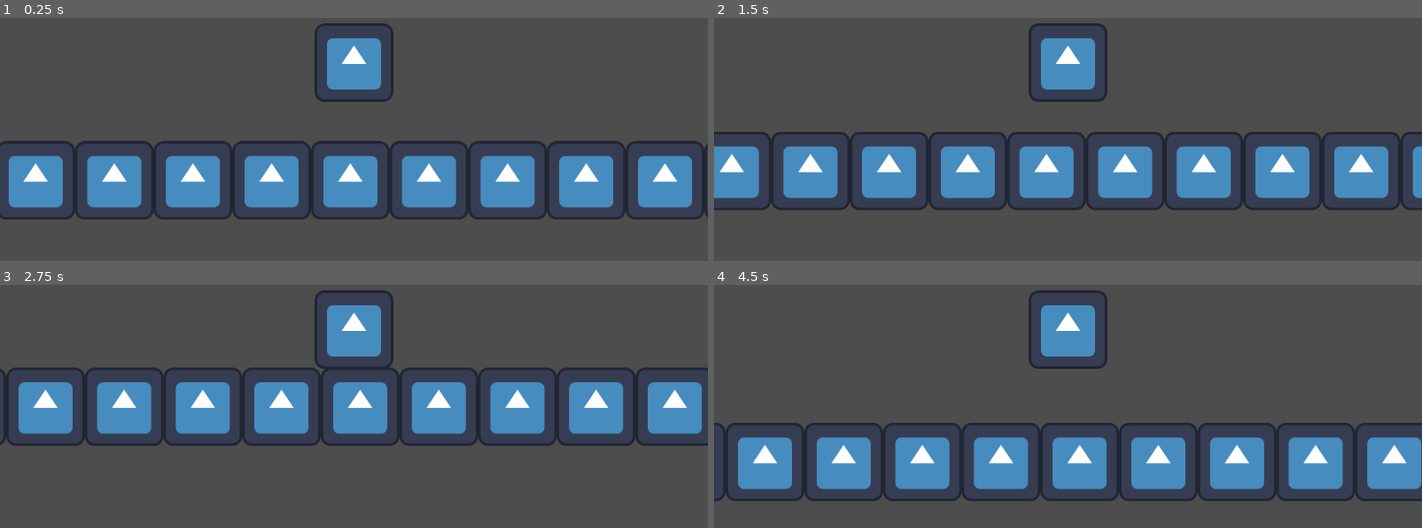
Above: before the commit, frames 1-4 (two rows, left to right).
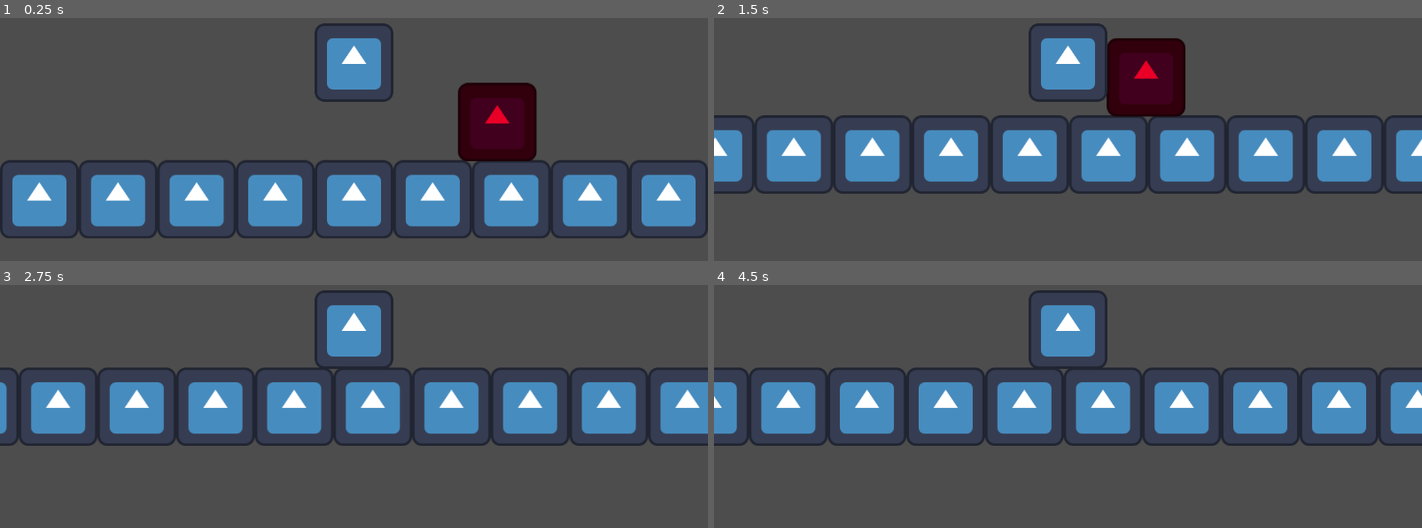
Above: after the commit, the same moments.

Repository: Dev-Karol1111/GMTK-2025
Game: Godot game, scene res://Scenes/TestScenes/test_ray.tscn
Two runs of this game, one before a commit and one after it. Both use one fixed random seed, a clock stepped at 60 frames per second and the inputs below. This scene is started directly instead of the project's main scene. The engine's default icon, where the game draws it, is replaced by a stand-in: a white triangle on a blue panel in a dark square.
Inputs (mouse positions are in pixels of both pictures, inside the frame that each line leads up to):
- Up to frame 1 (0.25 s): no input
- Up to frame 2 (1.5 s): move the mouse to (1223, 42) at 0.52 s; hold D (move_right) from 0.53 s (still down); right-click (1223, 42) at 0.6 s; tap W (jump) at 0.77, 0.8, 1.07, 1.35 s; move the mouse to (926, 83) at 1.27 s
- Up to frame 3 (2.75 s): tap W (jump) at 1.52, 1.82, 2.3 s; right-click (212, 350) at 1.55 s; move the mouse to (outside the picture) at 2.02 s; release D (move_right) at 2.03 s; hold A (move_left) from 2.03 s (still down); right-click (outside the picture) at 2.1 s
- Up to frame 4 (4.5 s): move the mouse to (1032, 408) at 2.77 s; release A (move_left) at 2.78 s; hold D (move_right) 2.78-4.28 s; right-click (1032, 408) at 2.85 s; tap W (jump) at 3.02, 3.32, 3.6, 3.77, 4.07 s; move the mouse to (1280, 389) at 3.52 s; move the mouse to (outside the picture) at 4.27 s; hold A (move_left) from 4.28 s (still down); right-click (outside the picture) at 4.35 s

The runs differ from the first frame. In frame 1, 23% of the frame differs, in the area x 0-100%, y 26-91%; in frame 2, 25%; in frame 3, 12%; in frame 4, 35%, in the area x 0-100%, y 33-89%.

Commit message:
basic ai added and modularized code

Diff:
--- /dev/null
+++ b/Scenes/Components/advanced_jump_component.tscn
@@ -0,0 +1,16 @@
+[gd_scene load_steps=2 format=3 uid="uid://dsctunjpgn1rg"]
+
+[ext_resource type="Script" uid="uid://6m750q1l3dq8" path="res://Scripts/Mechanics/advanced_jump_component.gd" id="1_7chcn"]
+
+[node name="AdvancedJumpComponent" type="Node" node_paths=PackedStringArray("jump_buffer_timer", "coyote_timer")]
+script = ExtResource("1_7chcn")
+jump_buffer_timer = NodePath("JumpBufferTimer")
+coyote_timer = NodePath("CoyoteTimer")
+
+[node name="JumpBufferTimer" type="Timer" parent="."]
+wait_time = 0.1
+one_shot = true
+
+[node name="CoyoteTimer" type="Timer" parent="."]
+wait_time = 0.1
+one_shot = true
--- /dev/null
+++ b/Scenes/Components/basic_ai_component.tscn
@@ -0,0 +1,12 @@
+[gd_scene load_steps=2 format=3 uid="uid://ctrowwr6c6g44"]
+
+[ext_resource type="Script" uid="uid://cyj7c5rine65e" path="res://Scripts/Entities/Enemy/basic_ai_component.gd" id="1_qeflw"]
+
+[node name="BasicAiComponent" type="Node" node_paths=PackedStringArray("timer")]
+script = ExtResource("1_qeflw")
+timer = NodePath("Timer")
+
+[node name="Timer" type="Timer" parent="."]
+wait_time = 5.0
+one_shot = true
+autostart = true
--- /dev/null
+++ b/Scenes/Components/dash_component.tscn
@@ -0,0 +1,14 @@
+[gd_scene load_steps=2 format=3 uid="uid://d322q8a7ysijw"]
+
+[ext_resource type="Script" uid="uid://c32wxbemocsb2" path="res://Scripts/Mechanics/dash_component.gd" id="1_b382s"]
+
+[node name="DashComponent" type="Node" node_paths=PackedStringArray("timer")]
+script = ExtResource("1_b382s")
+speed = 1000.0
+timer = NodePath("Timer")
+
+[node name="Timer" type="Timer" parent="."]
+wait_time = 0.3
+one_shot = true
+
+[connection signal="timeout" from="Timer" to="." method="_on_timer_timeout"]
--- /dev/null
+++ b/Scenes/Components/gravity_component.tscn
@@ -0,0 +1,6 @@
+[gd_scene load_steps=2 format=3 uid="uid://dh0iwcla82oxe"]
+
+[ext_resource type="Script" uid="uid://vd7a5qsikf68" path="res://Scripts/Mechanics/gravity_component.gd" id="1_v7isk"]
+
+[node name="GravityComponent" type="Node"]
+script = ExtResource("1_v7isk")
--- /dev/null
+++ b/Scenes/Components/input_component.tscn
@@ -0,0 +1,6 @@
+[gd_scene load_steps=2 format=3 uid="uid://jeonx45uyjyx"]
+
+[ext_resource type="Script" uid="uid://culyfmwr1yhbf" path="res://Scripts/Mechanics/input_component.gd" id="1_d7xa8"]
+
+[node name="InputComponent" type="Node"]
+script = ExtResource("1_d7xa8")
--- /dev/null
+++ b/Scenes/Components/jump_component.tscn
@@ -0,0 +1,6 @@
+[gd_scene load_steps=2 format=3 uid="uid://ufhavlb04rc8"]
+
+[ext_resource type="Script" uid="uid://2x7nt7x2ppwv" path="res://Scripts/Mechanics/jump_component.gd" id="1_554f4"]
+
+[node name="JumpComponent" type="Node"]
+script = ExtResource("1_554f4")
--- /dev/null
+++ b/Scenes/Components/movement_component.tscn
@@ -0,0 +1,6 @@
+[gd_scene load_steps=2 format=3 uid="uid://b5yt5rnkt12y"]
+
+[ext_resource type="Script" uid="uid://3uqcyk7o0lb1" path="res://Scripts/Mechanics/movement_component.gd" id="1_2tsb6"]
+
+[node name="MovementComponent" type="Node"]
+script = ExtResource("1_2tsb6")
--- /dev/null
+++ b/Scenes/Entities/Characters/modular_player.tscn
@@ -0,0 +1,37 @@
+[gd_scene load_steps=9 format=3 uid="uid://c8shnce8qcjg1"]
+
+[ext_resource type="Script" uid="uid://yiq1rsrqelkx" path="res://Scripts/Entities/Player/modular_player.gd" id="1_pasck"]
+[ext_resource type="Texture2D" uid="uid://13fn0dfbgkt5" path="res://icon.svg" id="1_um57e"]
+[ext_resource type="PackedScene" uid="uid://dh0iwcla82oxe" path="res://Scenes/Components/gravity_component.tscn" id="3_pquip"]
+[ext_resource type="PackedScene" uid="uid://jeonx45uyjyx" path="res://Scenes/Components/input_component.tscn" id="4_004tn"]
+[ext_resource type="PackedScene" uid="uid://b5yt5rnkt12y" path="res://Scenes/Components/movement_component.tscn" id="5_tnlsu"]
+[ext_resource type="PackedScene" uid="uid://dsctunjpgn1rg" path="res://Scenes/Components/advanced_jump_component.tscn" id="6_tnlsu"]
+[ext_resource type="PackedScene" uid="uid://d322q8a7ysijw" path="res://Scenes/Components/dash_component.tscn" id="7_jore7"]
+
+[sub_resource type="RectangleShape2D" id="RectangleShape2D_wjttw"]
+size = Vector2(128, 128)
+
+[node name="ModularPlayer" type="CharacterBody2D" node_paths=PackedStringArray("gravity_component", "input_component", "movement_component", "jump_component", "dash_component")]
+script = ExtResource("1_pasck")
+gravity_component = NodePath("GravityComponent")
+input_component = NodePath("InputComponent")
+movement_component = NodePath("MovementComponent")
+jump_component = NodePath("AdvancedJumpComponent")
+dash_component = NodePath("DashComponent")
+
+[node name="Sprite2D" type="Sprite2D" parent="."]
+texture = ExtResource("1_um57e")
+
+[node name="CollisionShape2D" type="CollisionShape2D" parent="."]
+shape = SubResource("RectangleShape2D_wjttw")
+
+[node name="GravityComponent" parent="." instance=ExtResource("3_pquip")]
+
+[node name="InputComponent" parent="." instance=ExtResource("4_004tn")]
+
+[node name="MovementComponent" parent="." instance=ExtResource("5_tnlsu")]
+
+[node name="AdvancedJumpComponent" parent="." instance=ExtResource("6_tnlsu")]
+jump_velocity = -500.0
+
+[node name="DashComponent" parent="." instance=ExtResource("7_jore7")]
--- /dev/null
+++ b/Scenes/Entities/Enemies/base_enemy.tscn
@@ -0,0 +1,32 @@
+[gd_scene load_steps=7 format=3 uid="uid://dkabndrqqw4l6"]
+
+[ext_resource type="Script" uid="uid://byohf8pqj5tkv" path="res://Scripts/Entities/Enemy/enemy_movement.gd" id="1_2mbgu"]
+[ext_resource type="Texture2D" uid="uid://13fn0dfbgkt5" path="res://icon.svg" id="2_t2m80"]
+[ext_resource type="PackedScene" uid="uid://dh0iwcla82oxe" path="res://Scenes/Components/gravity_component.tscn" id="3_3xf1h"]
+[ext_resource type="PackedScene" uid="uid://b5yt5rnkt12y" path="res://Scenes/Components/movement_component.tscn" id="4_urb0h"]
+[ext_resource type="PackedScene" uid="uid://ctrowwr6c6g44" path="res://Scenes/Components/basic_ai_component.tscn" id="5_urb0h"]
+
+[sub_resource type="RectangleShape2D" id="RectangleShape2D_cvnsp"]
+size = Vector2(126, 128)
+
+[node name="enemy" type="CharacterBody2D" node_paths=PackedStringArray("gravity_component", "brain_component", "movement_component")]
+script = ExtResource("1_2mbgu")
+gravity_component = NodePath("GravityComponent")
+brain_component = NodePath("BasicAiComponent")
+movement_component = NodePath("MovementComponent")
+
+[node name="Sprite2D" type="Sprite2D" parent="."]
+modulate = Color(0.915247, 0.00103127, 0.152841, 1)
+texture = ExtResource("2_t2m80")
+
+[node name="CollisionShape2D" type="CollisionShape2D" parent="."]
+shape = SubResource("RectangleShape2D_cvnsp")
+
+[node name="GravityComponent" parent="." instance=ExtResource("3_3xf1h")]
+
+[node name="MovementComponent" parent="." instance=ExtResource("4_urb0h")]
+speed = 100.0
+ground_accel_speed = 50.0
+ground_decel_speed = 100.0
+
+[node name="BasicAiComponent" parent="." instance=ExtResource("5_urb0h")]
--- a/Scenes/TestScenes/test_ray.tscn
+++ b/Scenes/TestScenes/test_ray.tscn
@@ -1,18 +1,14 @@
-[gd_scene load_steps=6 format=3 uid="uid://b27vd0057ygql"]
+[gd_scene load_steps=7 format=3 uid="uid://b27vd0057ygql"]
 
-[ext_resource type="PackedScene" uid="uid://dys4xmkdv5kmf" path="res://Scenes/player.tscn" id="1_x1t5x"]
 [ext_resource type="Script" uid="uid://3aebmyokkf03" path="res://Scenes/TestScenes/ray_test.gd" id="2_2ivv3"]
 [ext_resource type="Texture2D" uid="uid://13fn0dfbgkt5" path="res://icon.svg" id="2_16f11"]
+[ext_resource type="PackedScene" uid="uid://dkabndrqqw4l6" path="res://Scenes/Entities/Enemies/base_enemy.tscn" id="3_fipqr"]
 [ext_resource type="Script" uid="uid://dysoglmxvh54q" path="res://Scripts/UI/pause_menu.gd" id="4_17egt"]
+[ext_resource type="PackedScene" uid="uid://c8shnce8qcjg1" path="res://Scenes/Entities/Characters/modular_player.tscn" id="5_fipqr"]
 
 [sub_resource type="WorldBoundaryShape2D" id="WorldBoundaryShape2D_16f11"]
 
 [node name="TestRay" type="Node2D"]
-
-[node name="Player" parent="." instance=ExtResource("1_x1t5x")]
-position = Vector2(454, 415)
-
-[node name="Camera2D" type="Camera2D" parent="Player"]
 
 [node name="floor" type="StaticBody2D" parent="."]
 script = ExtResource("2_2ivv3")
@@ -29,9 +25,13 @@
 position = Vector2(576, 574)
 shape = SubResource("WorldBoundaryShape2D_16f11")
 
+[node name="enemy" parent="floor" instance=ExtResource("3_fipqr")]
+position = Vector2(960, 512)
+
 [node name="CanvasLayer" type="CanvasLayer" parent="."]
 
 [node name="pause_menu" type="Control" parent="CanvasLayer"]
+visible = false
 layout_mode = 3
 anchors_preset = 8
 anchor_left = 0.5
@@ -83,7 +83,10 @@
 size_flags_vertical = 3
 text = "Exit"
 
-[connection signal="paused" from="CanvasLayer/pause_menu" to="Player" method="pause"]
-[connection signal="unpaused" from="CanvasLayer/pause_menu" to="Player" method="unpause"]
+[node name="ModularPlayer" parent="." instance=ExtResource("5_fipqr")]
+position = Vector2(704, 384)
+
+[node name="Camera2D" type="Camera2D" parent="ModularPlayer"]
+
 [connection signal="pressed" from="CanvasLayer/pause_menu/VBoxContainer/Back  to game" to="CanvasLayer/pause_menu" method="_on_back_to_game_pressed"]
 [connection signal="pressed" from="CanvasLayer/pause_menu/VBoxContainer/Exit" to="CanvasLayer/pause_menu" method="_on_exit_pressed"]
--- /dev/null
+++ b/Scripts/Entities/Enemy/basic_ai_component.gd
@@ -0,0 +1,12 @@
+class_name BasicAIComponent
+extends Node
+
+@export_subgroup("Nodes")
+@export var timer: Timer
+
+var input_horizontal: float = -1.0
+
+func _process(delta):
+	if timer.is_stopped():
+		input_horizontal *=-1
+		timer.start()
--- /dev/null
+++ b/Scripts/Entities/Enemy/enemy_movement.gd
@@ -0,0 +1,12 @@
+extends CharacterBody2D
+
+@export_subgroup("Nodes")
+@export var gravity_component: GravityComponent
+@export var brain_component: BasicAIComponent
+@export var movement_component: MovementComponent
+
+# Called every frame. 'delta' is the elapsed time since the previous frame.
+func _physics_process(delta: float)-> void:
+	gravity_component.handle_gravity(self, delta)
+	movement_component.handle_horizontal_movement(self, brain_component.input_horizontal)
+	move_and_slide()
--- /dev/null
+++ b/Scripts/Entities/Player/modular_player.gd
@@ -0,0 +1,16 @@
+extends CharacterBody2D
+
+@export_subgroup("Nodes")
+@export var gravity_component: GravityComponent
+@export var input_component: InputComponent
+@export var movement_component: MovementComponent
+@export var jump_component: AdvancedJumpComponent
+@export var dash_component: DashComponent
+
+# Called every frame. 'delta' is the elapsed time since the previous frame.
+func _physics_process(delta: float)-> void:
+	gravity_component.handle_gravity(self, delta)
+	movement_component.handle_horizontal_movement(self, input_component.input_horizontal)
+	jump_component.handle_jump(self, input_component.get_jump_input(), input_component.get_jump_input_released())
+	dash_component.handle_dash(self,sign(velocity.x),input_component.get_dash_input())
+	move_and_slide()
--- /dev/null
+++ b/Scripts/Mechanics/advanced_jump_component.gd
@@ -0,0 +1,64 @@
+class_name AdvancedJumpComponent
+extends Node
+
+@export_subgroup("Nodes")
+@export var jump_buffer_timer: Timer
+@export var coyote_timer: Timer
+
+@export_subgroup("Settings")
+@export var jump_velocity: float = -400.0
+@export var jumps: int = 2
+
+var is_going_up: bool = false
+var is_jumping: bool = false
+var last_frame_on_floor: bool = false
+var amount:int = jumps
+
+func handle_jump(body: CharacterBody2D, want_to_jump: bool, jump_released: bool)-> void:
+	if has_just_landed(body):
+		is_jumping = false
+		amount = jumps
+
+	if is_allowed_to_jump(body, want_to_jump):
+		jump(body)
+
+	handle_coyote_time(body)
+	handle_jump_buffer(body, want_to_jump)
+	handle_variable_jump_height(body,jump_released)
+
+	is_going_up = body.velocity.y < 0 and not body.is_on_floor()
+	last_frame_on_floor = body.is_on_floor()
+
+func has_just_landed(body: CharacterBody2D)-> bool:
+	return body.is_on_floor() and not last_frame_on_floor and is_jumping
+
+func is_allowed_to_jump(body: CharacterBody2D, want_to_jump: bool) -> bool:
+	return want_to_jump and (body.is_on_floor() or amount>0 or not coyote_timer.is_stopped())
+
+func handle_variable_jump_height(body: CharacterBody2D, jump_released: bool)-> void:
+	if jump_released and is_going_up:
+		body.velocity.y = 0
+
+func has_just_stepped_off_ledge(body: CharacterBody2D) -> bool:
+	return not body.is_on_floor() and last_frame_on_floor and not is_jumping
+
+func handle_coyote_time(body: CharacterBody2D) -> void:
+	if has_just_stepped_off_ledge(body):
+		coyote_timer.start()
+
+	if not coyote_timer.is_stopped() and not is_jumping:
+		body.velocity.y = 0
+
+func handle_jump_buffer(body: CharacterBody2D, want_to_jump: bool)-> void:
+	if want_to_jump and not body.is_on_floor():
+		jump_buffer_timer.start()
+
+	if body.is_on_floor() and not jump_buffer_timer.is_stopped():
+		jump(body)
+
+func jump(body: CharacterBody2D)-> void:
+	amount -= 1
+	body.velocity.y = jump_velocity
+	jump_buffer_timer.stop()
+	is_jumping = true
+	coyote_timer.stop()
--- /dev/null
+++ b/Scripts/Mechanics/dash_component.gd
@@ -0,0 +1,22 @@
+class_name DashComponent
+extends Node
+
+@export_subgroup("Settings")
+@export var speed: float = 600.0
+@export var timer:Timer
+
+var prev_dir = 1
+var isDashing = false
+
+func handle_dash(body: CharacterBody2D, direction: float, want_to_dash: bool)-> void:
+	if direction != 0:
+		prev_dir = direction
+
+	handle_dash_timer(body, want_to_dash)
+
+func handle_dash_timer(body: CharacterBody2D, want_to_dash: bool)->void:
+	if want_to_dash:
+		timer.start()
+
+	if not timer.is_stopped():
+		body.velocity.x = prev_dir * speed
--- /dev/null
+++ b/Scripts/Mechanics/gravity_component.gd
@@ -0,0 +1,20 @@
+class_name GravityComponent
+extends Node
+
+@export_subgroup("Settings")
+@export var gravity: float = 1000.0
+@export var boost:bool = false
+
+var is_falling: bool = false
+
+func handle_gravity(body: CharacterBody2D, delta: float)-> void:
+	if not body.is_on_floor():
+		if boost:
+			body.velocity.y += gravity * delta
+		else:
+			body.velocity.y += body.get_gravity().y * delta
+
+	is_falling = body.velocity.y >0 and not body.is_on_floor()
+
+func _process(delta):
+	pass
--- /dev/null
+++ b/Scripts/Mechanics/input_component.gd
@@ -0,0 +1,16 @@
+class_name InputComponent
+extends Node
+
+var input_horizontal: float = 0.0
+
+func _process(delta):
+	input_horizontal = Input.get_axis("move_left","move_right")
+
+func get_jump_input() -> bool:
+	return Input.is_action_just_pressed("jump")
+
+func get_jump_input_released() -> bool:
+	return Input.is_action_just_released("jump")
+
+func get_dash_input() -> bool:
+	return Input.is_action_just_pressed("dash")
--- /dev/null
+++ b/Scripts/Mechanics/jump_component.gd
@@ -0,0 +1,13 @@
+class_name JumpComponent
+extends Node
+
+@export_subgroup("Settings")
+@export var jump_velocity: float = -400.0
+
+var is_jumping: bool = false
+
+func handle_jump(body: CharacterBody2D, want_to_jump: bool) -> void:
+	if want_to_jump and body.is_on_floor():
+		body.velocity.y = jump_velocity
+
+	is_jumping = body.velocity.y< 0 and not body.is_on_floor()
--- /dev/null
+++ b/Scripts/Mechanics/movement_component.gd
@@ -0,0 +1,17 @@
+class_name MovementComponent
+extends Node
+
+@export_subgroup("Settings")
+@export var speed: float = 300.0
+@export var ground_accel_speed: float = 6.0
+@export var ground_decel_speed: float = 8.0
+@export var air_accel_speed: float = 10.0
+@export var air_decel_speed: float = 3.0
+
+func handle_horizontal_movement(body: CharacterBody2D, direction: float)-> void:
+	var velocity_change_speed: float = 0.0
+	if body.is_on_floor():
+		velocity_change_speed = ground_accel_speed if direction != 0 else ground_decel_speed
+	else:
+		velocity_change_speed = air_accel_speed if direction != 0 else air_decel_speed
+	body.velocity.x = move_toward(body.velocity.x,direction * speed, velocity_change_speed)
--- a/project.godot
+++ b/project.godot
@@ -76,7 +76,8 @@
 }
 dash={
 "deadzone": 0.2,
-"events": []
+"events": [Object(InputEventMouseButton,"resource_local_to_scene":false,"resource_name":"","device":-1,"window_id":0,"alt_pressed":false,"shift_pressed":false,"ctrl_pressed":false,"meta_pressed":false,"button_mask":2,"position":Vector2(234, 28),"global_position":Vector2(234, 57),"factor":1.0,"button_index":2,"canceled":false,"pressed":true,"double_click":false,"script":null)
+]
 }
 object_manipulation={
 "deadzone": 0.2,
Not shown, added: Scripts/Entities/Enemy/basic_ai_component.gd.uid
Not shown, added: Scripts/Entities/Enemy/enemy_movement.gd.uid
Not shown, added: Scripts/Entities/Player/modular_player.gd.uid
Not shown, added: Scripts/Mechanics/advanced_jump_component.gd.uid
Not shown, added: Scripts/Mechanics/dash_component.gd.uid
Not shown, added: Scripts/Mechanics/gravity_component.gd.uid
Not shown, added: Scripts/Mechanics/input_component.gd.uid
Not shown, added: Scripts/Mechanics/jump_component.gd.uid
Not shown, added: Scripts/Mechanics/movement_component.gd.uid
